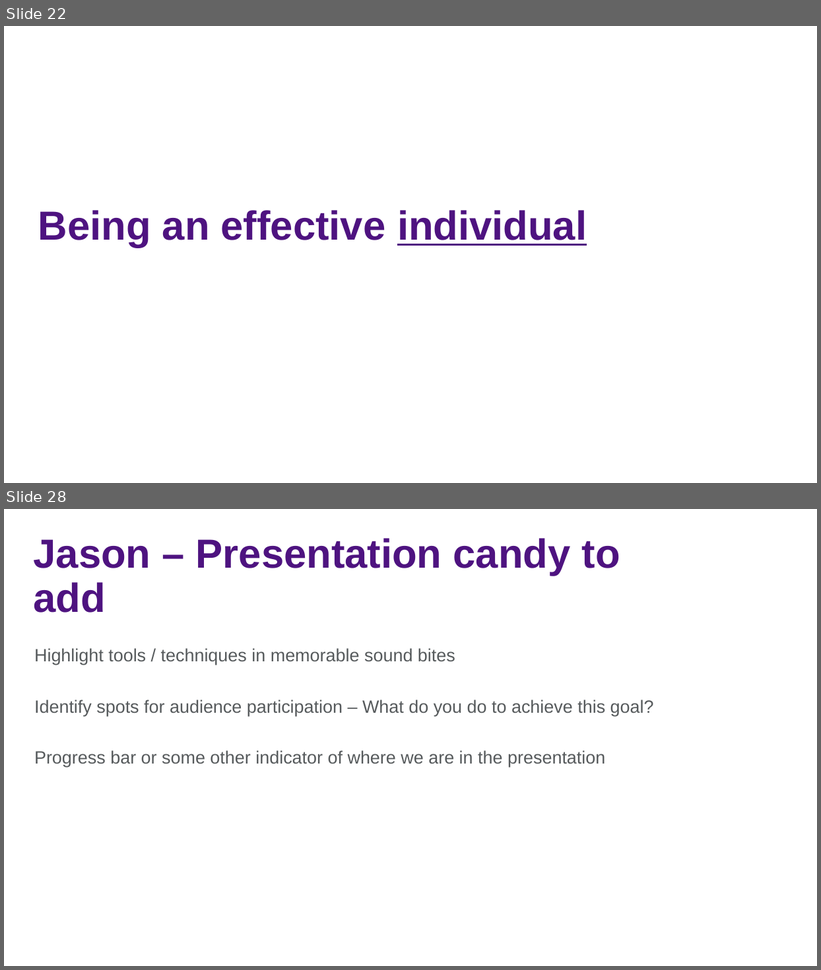
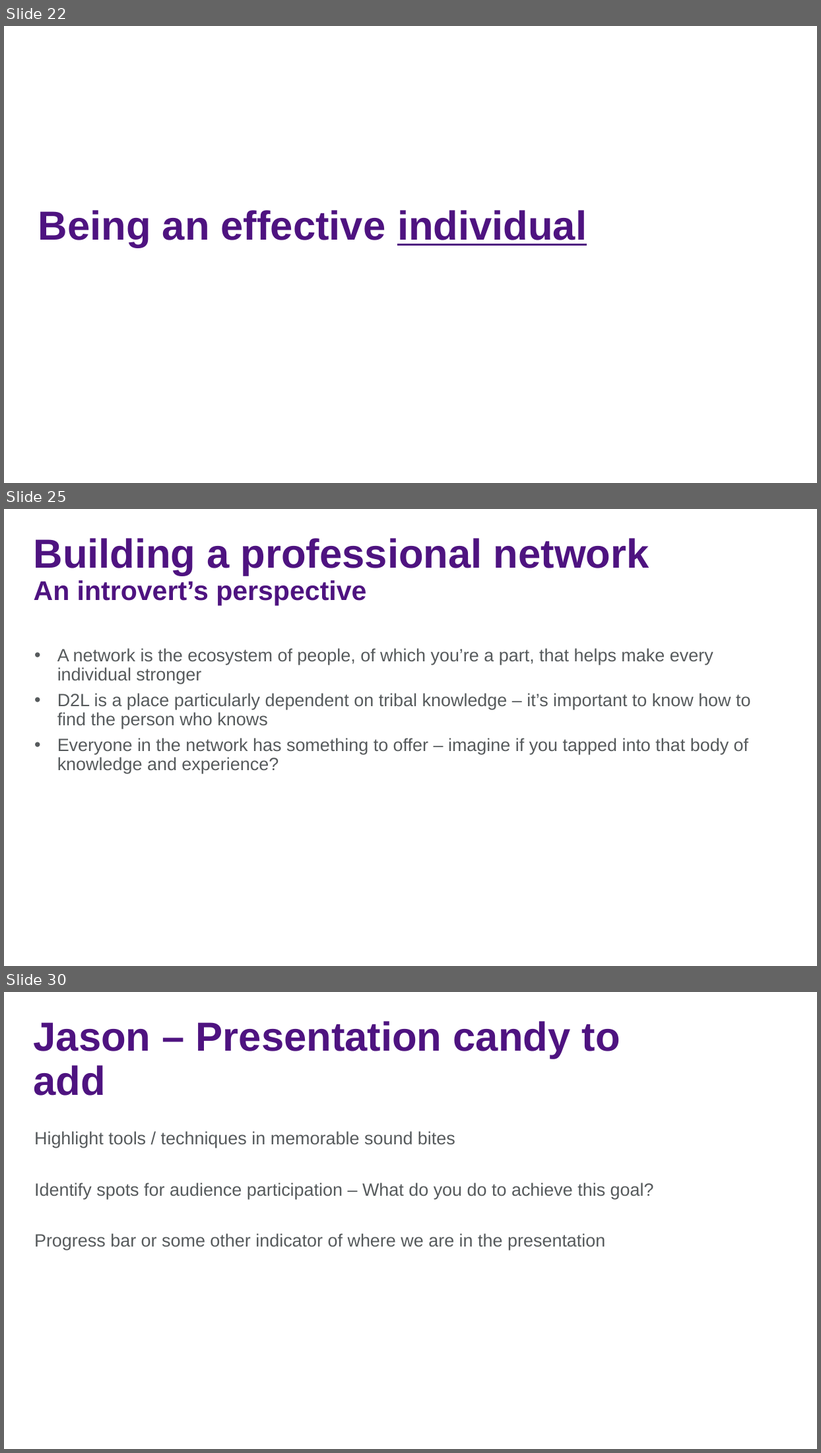
Before and after one commit to jasonjwood/presentations, a slide deck: InFusion2016 - Getting It Done - Jason Wood.pptx. Shown one above the other, each under a label of ours: slides 22 and 28 before the commit, slides 22, 25 and 30 after it; the slides between them are not shown. The pictures are 821x970 and 821x1453 pixels, drawn with LibreOffice and Linux fonts; fonts in the diff are those of the drawing; background and template pictures are left out. Boxes give left, top, right and bottom in pixels: in the first picture for what was removed or moved away, otherwise in the second. Text is boxed around its words. In the diff, an @@ line names an element or a change of style, - is before the commit and + after.

```diff
--- a/InFusion2016 - Getting It Done - Jason Wood.pptx
+++ b/InFusion2016 - Getting It Done - Jason Wood.pptx
@@ slide 25 added at box(4, 509, 817, 966), background picture (left out) @@
@@ title added at box(34, 538, 649, 605), 48 pt, text #4E1380, bold @@
+Building a professional network
+An introvert’s perspective
@@ text added at box(57, 648, 750, 774), 21 pt, text #565A5C @@
+• A network is the ecosystem of people, of which you’re a part, that helps make every individual stronger
+• D2L is a place particularly dependent on tribal knowledge – it’s important to know how to find the person who knows
+• Everyone in the network has something to offer – imagine if you tapped into that body of knowledge and experience?
@@ what was slide 28 is now slide 30 @@
```
Also in this commit, not shown: 5 slides changed, 1 other slide added.
